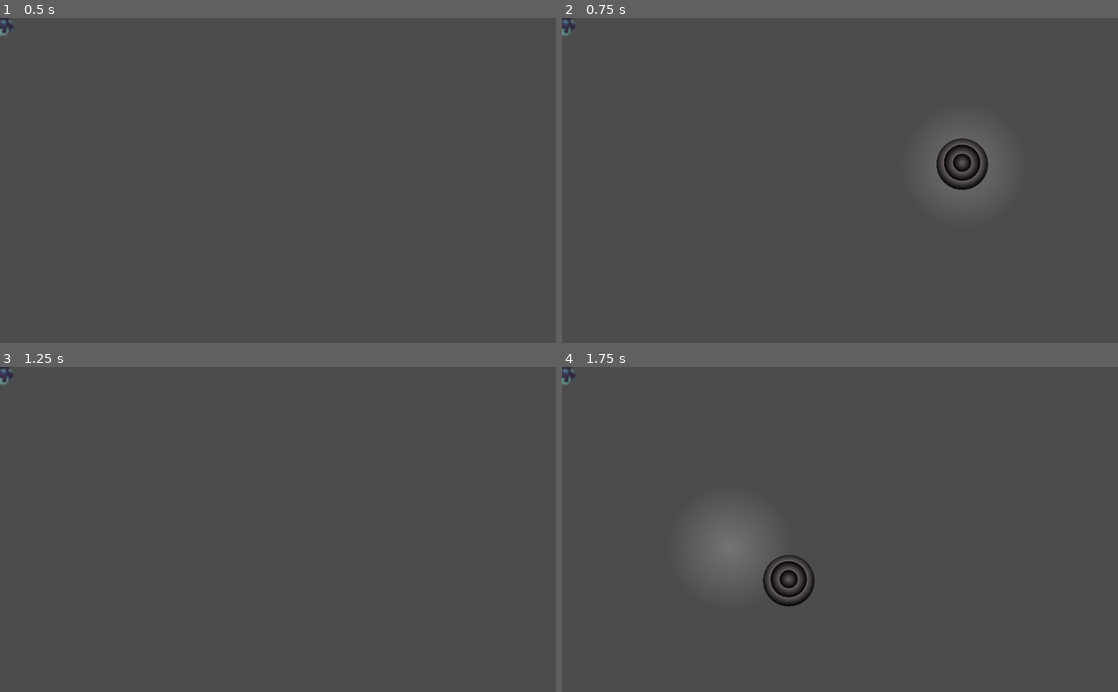
Above: before the commit, frames 1-4 (two rows, left to right).
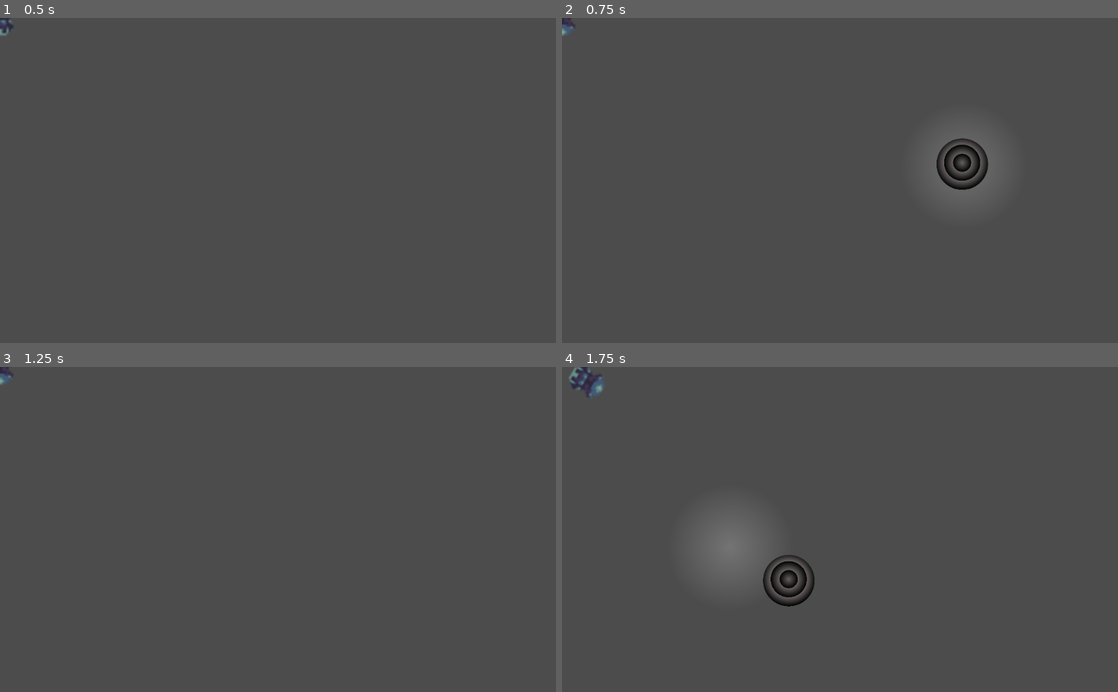
Above: after the commit, the same moments.

Repository: emberhunt/emberhunt
Game: Godot game, scene res://scenes/player.tscn
Same seed, same stepped clock (60 frames per second), same inputs: the game is played once before the commit and once after it. This scene is started directly instead of the project's main scene.
Inputs (mouse positions are in pixels of both pictures, inside the frame that each line leads up to):
- Up to frame 1 (0.5 s): no input
- Up to frame 2 (0.75 s): tap Enter at 0.5 s; move the mouse to (962, 164) at 0.52 s; click (962, 164) at 0.67 s
- Up to frame 3 (1.25 s): no input
- Up to frame 4 (1.75 s): tap Space at 1.25 s; drag from (728, 545) to (812, 594) at 1.27 s

Frame 1 is identical in both runs. In frame 2, less than 0.1% of the frame differs, in the area x 0-3%, y 0-6%; in frame 3, less than 0.1%; in frame 4, 0.4%, in the area x 0-8%, y 0-10%.
Error before the commit: Attempt to call function 'get_node' in base 'null instance' on a null instance. (res://scripts/player.gd:6)

Commit message:
fix player.gd

Diff:
--- a/scenes/player.tscn
+++ b/scenes/player.tscn
@@ -14,14 +14,13 @@
 
 [node name="CollisionShape2D" type="CollisionShape2D" parent="KinematicBody2D"]
 position = Vector2( 0, -1 )
-scale = Vector2( 1, 1 )
 shape = SubResource( 1 )
 
 [node name="UI" type="CanvasLayer" parent="KinematicBody2D"]
 
 [node name="touchpad" parent="KinematicBody2D/UI" instance=ExtResource( 2 )]
 
-[node name="Sprite" type="Sprite" parent="."]
+[node name="Sprite" type="Sprite" parent="KinematicBody2D"]
 scale = Vector2( 4, 4 )
 texture = ExtResource( 3 )
 region_enabled = true
--- a/scripts/player.gd
+++ b/scripts/player.gd
@@ -3,7 +3,7 @@
 var speed = 0
 var direction = 0
 var motion = Vector2(0,0)
-var player_sprite = get_parent().get_node("player_sprite")
+#var player_sprite = get_parent().get_node("player_sprite")
 
 # Called when the node enters the scene tree for the first time.
 func _ready():
@@ -13,5 +13,5 @@
 func _process(delta):
 	var motion = direction*speed*delta*Vector2(100, 100)
 	move_and_slide(motion)
-	if direction != 0:
-		player_sprite.scale = ceil(direction)
+	#if direction != 0:
+	#	player_sprite.scale = ceil(direction)
